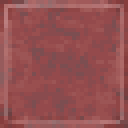
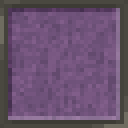
Layer changes from the first 128 x 128 image to the second:
hid "Clipboard" over <box>0,0,128,128</box>
hid group "Hardened Clay" (17 layers) over <box>0,0,128,128</box>
added layer "blast_furnace_front" (soft light, 50%) in group "Wool" over <box>8,8,120,120</box>
moved "shulker" into group "Wool", painted on it over <box>0,0,128,128</box>
hid "wool_colored_white" over <box>0,0,128,128</box>
hid "wool_colored_silver" over <box>0,0,128,128</box>
hid "wool_colored_gray" over <box>0,0,128,128</box>
hid "wool_colored_black" over <box>0,0,128,128</box>
hid "wool_colored_brown" over <box>0,0,128,128</box>
hid "wool_colored_pink" over <box>0,0,128,128</box>
hid "wool_colored_magenta" over <box>0,0,128,128</box>
added layer "shulker_plain" in group "Wool" over <box>0,0,128,128</box>
hid "wool_colored_blue" over <box>0,0,128,128</box>
hid "wool_colored_light_blue" over <box>0,0,128,128</box>
hid "wool_colored_cyan" over <box>0,0,128,128</box>
hid "wool_colored_green" over <box>0,0,128,128</box>
hid "wool_colored_lime" over <box>0,0,128,128</box>
hid "wool_colored_yellow" over <box>0,0,128,128</box>
hid "wool_colored_orange" over <box>0,0,128,128</box>
